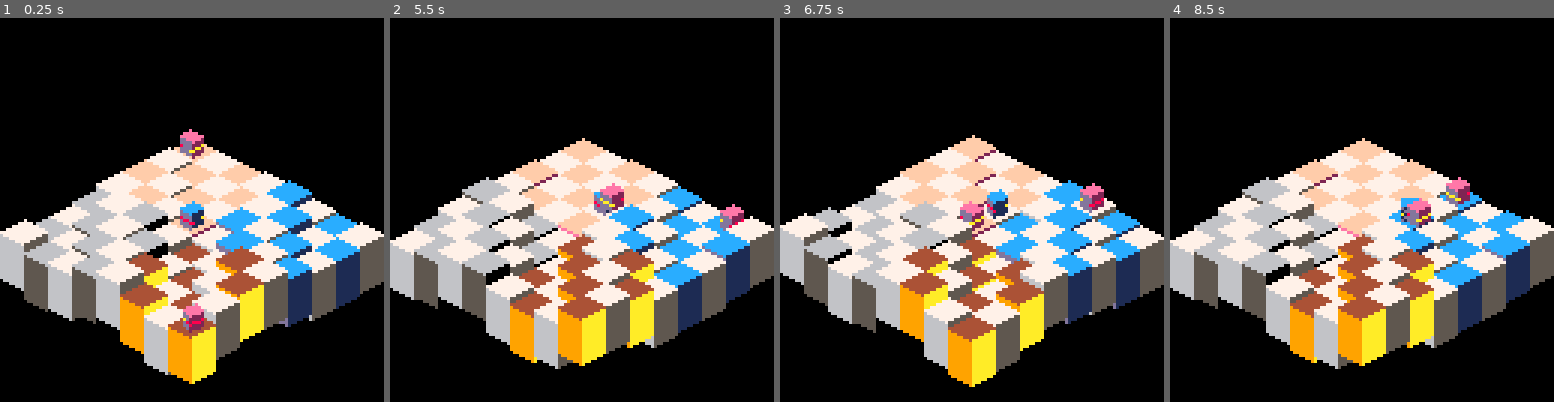
Above: before the commit, frames 1-4 (left to right).
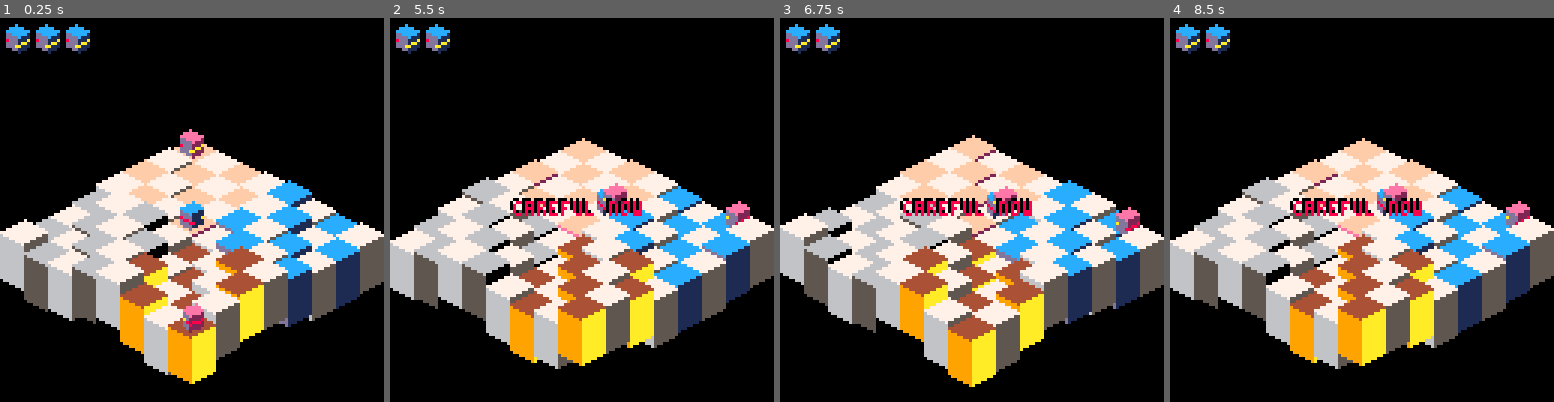
Above: after the commit, the same moments.

Repository: erwinbonsma/BumbleBotsPico8
Game: PICO-8 cartridge rolmops.p8
The game is run twice, just before and just after one commit, with the same random seed, the same clock (stepped at 60 frames per second) and the same inputs.
Inputs:
- Up to frame 1 (0.25 s): no input
- Up to frame 2 (5.5 s): hold Right 1.6-2.1 s; hold Up 2.15-2.42 s; hold Right 2.47-3.03 s; hold Left 3.08-3.58 s; hold Down 3.63-3.97 s; hold Right 4.02-4.68 s; hold Up 4.73-5.03 s; hold Left from 5.08 s (still down)
- Up to frame 3 (6.75 s): release Left at 5.68 s; hold Down 5.73-6.03 s; hold Right 6.08-6.58 s; hold Right from 6.63 s (still down)
- Up to frame 4 (8.5 s): release Right at 7.13 s; hold Up 7.18-7.45 s; hold Right 7.5-8.07 s; hold Left from 8.12 s (still down)

The runs differ from the first frame. In frame 1, 1.1% of the frame differs, in the area x 1-24%, y 1-10%; in frame 2, 2.2%; in frame 3, 2.9%; in frame 4, 3.1%, in the area x 1-94%, y 1-55%.

Commit message:
Basic player death handling
On player death show message, play sound effect, and respawn.
On game over, show message and start new game.
Showing number of lives in top-left corner of the screen.

Diff:
--- a/rolmops.p8
+++ b/rolmops.p8
@@ -381,7 +381,7 @@
  mover.update(self)
 
  if self.unit.height<-8 then
-  game.player_death()
+  game.signal_death()
  end
 end --update()
 
@@ -412,6 +412,10 @@
 function enemy:update()
  if self.dazed>0 then
   self.dazed-=1
+ end
+
+ if self.unit==game.player.unit then
+  game:signal_death()
  end
 
  if (
@@ -483,11 +487,13 @@
 end
 
 function new_game()
- me={}
+ local me={}
 
  local mapmodel=map_model:new()
  local mapview=new_mapview(mapmodel)
  local enemies={}
+ local anim=nil
+ local lives=3
 
  me.player=player:new()
 
@@ -496,18 +502,36 @@
 
  function me.draw()
   mapview:draw()
+  for i=1,lives do
+   pal()
+   spr(100,i*10-8,-4,1,2)
+  end
+  if anim!=nil then
+   anim.draw()
+  end
  end
 
  function me.update()
-  clock+=1
   mapmodel:update()
+
+  if anim!=nil then
+   if anim.update() then
+    anim=nil
+   end
+   return
+  end
+
   me.player:update()
   for e in all(enemies) do
    e:update()
   end
+  if me.death_signalled then
+   me:handle_death()
+  end
  end
 
  function me.reset()
+  me.death_signalled=false
   mapmodel.units[5][5]:add_mover(
    me.player
   )
@@ -517,16 +541,78 @@
   mapmodel.units[9][9]:add_mover(
    enemies[2]
   )
-  end
-
- function me.player_death()
-  me.reset()
+ end
+
+ function me.signal_death()
+  me.death_signalled=true
+ end
+
+ function me.handle_death()
+  lives-=1
+  if lives>0 then
+   anim=die_animation()
+  else
+   anim=game_over_animation()
+  end
  end
 
  me.reset()
 
  return me
-end
+end --new_game()
+
+function die_animation()
+ local me={}
+
+ local clk=0
+
+ function me.update()
+  clk+=1
+
+  if clk==1 then
+   sfx(1)
+  end
+
+  if clk==100 then
+   game.reset()
+   return true
+  end
+
+  return false
+ end
+
+ function me.draw()
+  print("careful now",40,60,0)
+  print("careful now",41,61,8)
+ end
+
+ return me
+end --die_animation
+
+function game_over_animation()
+ local me={}
+
+ local clk=0
+
+ function me.update()
+  clk+=1
+
+  if clk==1 then
+   sfx(1)
+  end
+
+  if clk==100 then
+   game=new_game()
+  end
+ end
+
+ function me.draw()
+  print("game over",40,60,0)
+  print("game over",41,61,8)
+ end
+
+ return me
+end --game_over_animation
 
 game=new_game()
 
@@ -535,6 +621,7 @@
 end
 
 function _update()
+ clock+=1
  game.update()
 end
 
Not shown, changed: the sound effects (__sfx__) section of rolmops.p8
